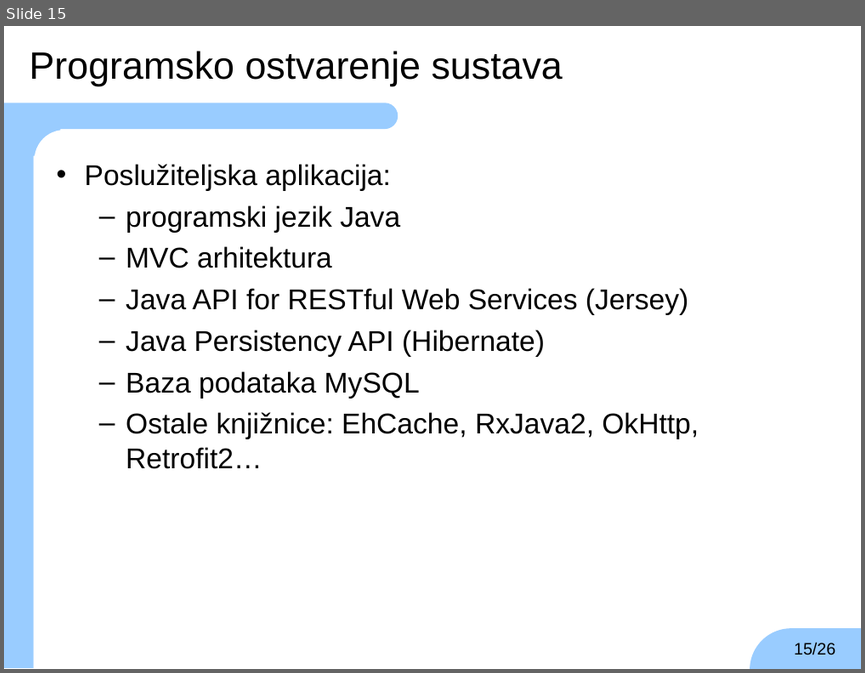
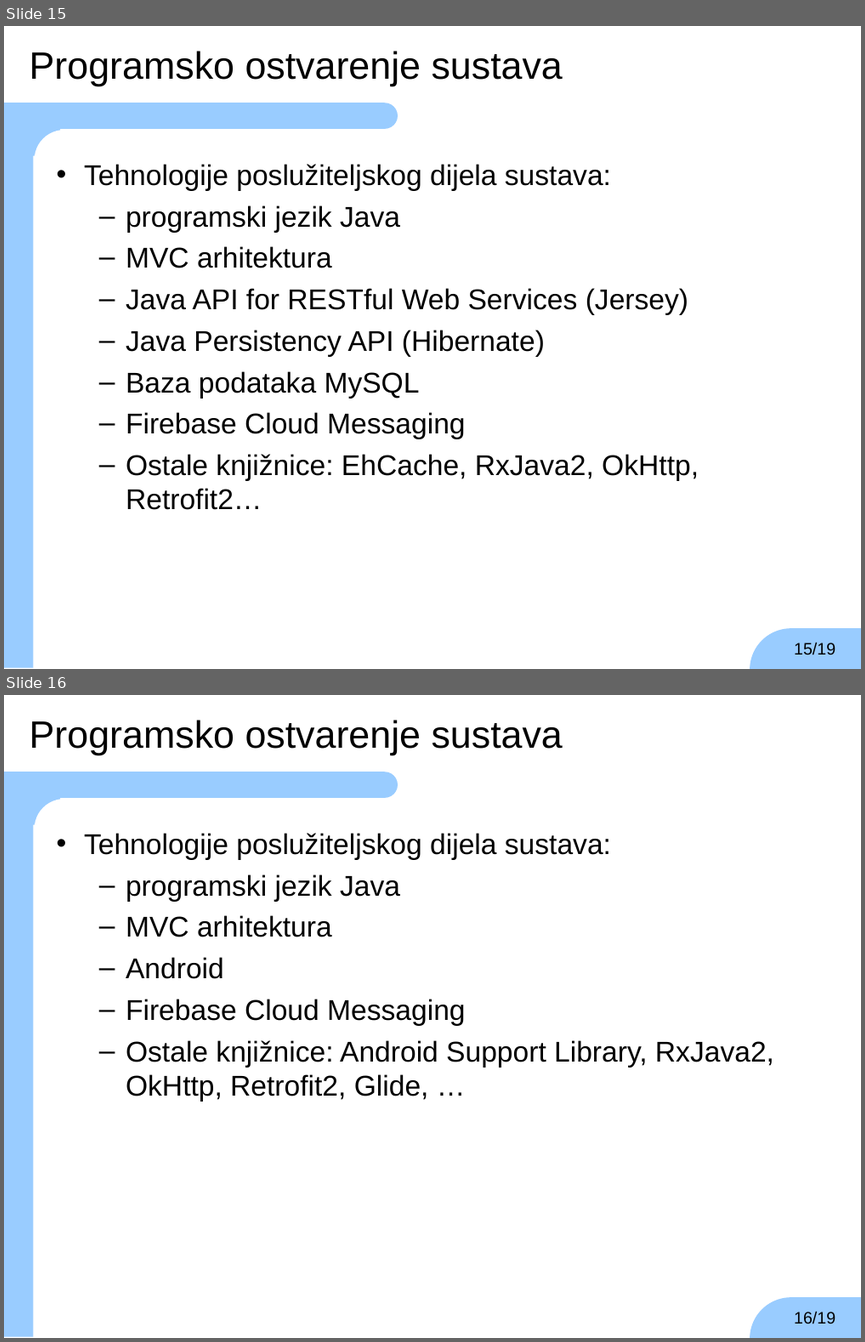
Before and after one commit to TheKarlo95/ZavrsniRad, a slide deck: zavrsni.ppt. Shown one above the other, each under a label of ours: slide 15 before the commit, slides 15 and 16 after it. The pictures are 865x673 and 865x1342 pixels, drawn with LibreOffice and Linux fonts; fonts in the diff are those of the drawing; background and template pictures are left out. Boxes give left, top, right and bottom in pixels: in the first picture for what was removed or moved away, otherwise in the second. Text is boxed around its words. In the diff, an @@ line names an element or a change of style, - is before the commit and + after.

```diff
--- a/zavrsni.ppt
+++ b/zavrsni.ppt
@@ slide 16 added at <box>4,695,861,1338</box>, background #FFFFFF; not listed: 6 template elements that a slide beside it also shows @@
@@ text added at <box>30,720,562,755</box>, 32 pt, text #000000 @@
+Programsko ostvarenje sustava
@@ text added at <box>84,833,774,1101</box>, 24 pt, text #000000 @@
+• Tehnologije poslužiteljskog dijela sustava:
+  – programski jezik Java
+  – MVC arhitektura
+  – Android
+  – Firebase Cloud Messaging
+  – Ostale knjižnice: Android Support Library, RxJava2, OkHttp, Retrofit2, Glide, …
@@ page number added at <box>794,1310,835,1324</box>, 14 pt, text #000000 @@
+16/19
@@ slide 15 changed as well @@
@@ text at <box>84,164,611,191</box>: text changed @@
-• Poslužiteljska aplikacija:
+• Tehnologije poslužiteljskog dijela sustava:
@@ text at <box>126,412,466,439</box>: paragraph added @@
+  – Firebase Cloud Messaging
@@ page number at <box>794,641,835,655</box>: text changed @@
-15/26
+15/19
```
Also in this commit, not shown: 3 other slides added.
